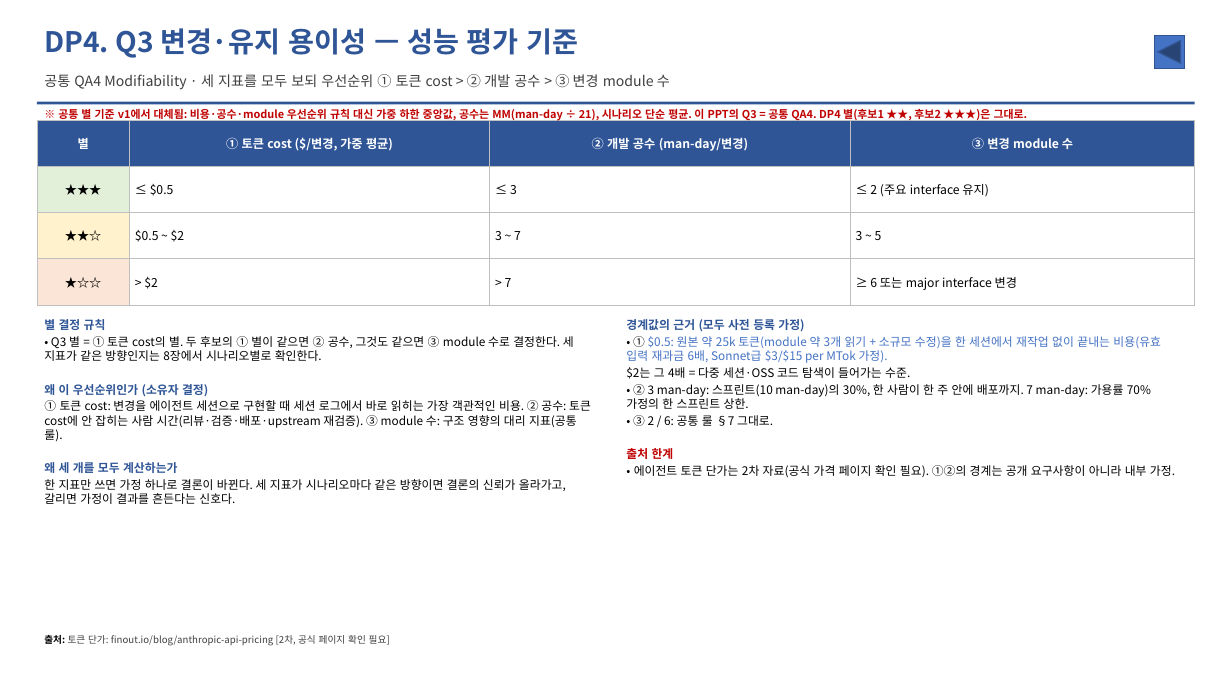
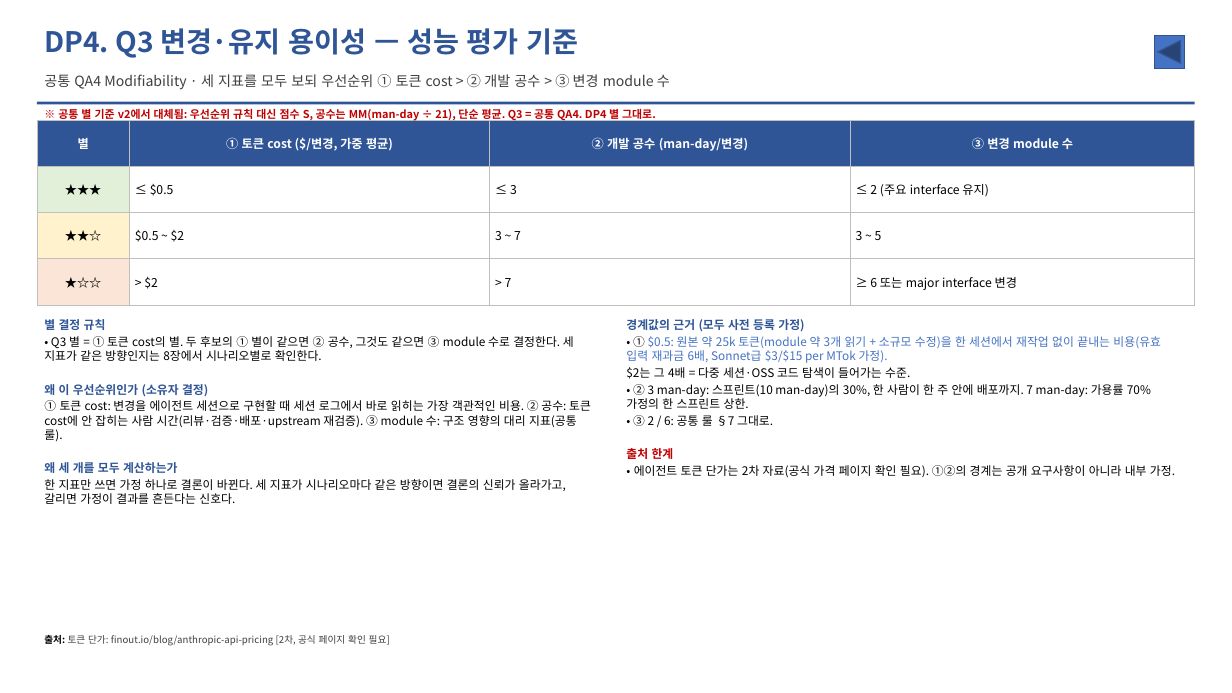
Before and after one commit to mkim0628/vllm, a slide deck: slide 48 of doc-mk/DP-overview-qa-unified.pptx (slide 40 before the commit). Drawn at 1232x693 pixels with LibreOffice and Linux fonts; fonts in the diff are those of the drawing. Boxes give left, top, right and bottom in pixels: in the first picture for what was removed or moved away, otherwise in the second. Text is boxed around its words. In the diff, an @@ line names an element or a change of style, - is before the commit and + after.

```diff
--- a/doc-mk/DP-overview-qa-unified.pptx
+++ b/doc-mk/DP-overview-qa-unified.pptx
@@ text at box(58, 107, 656, 122): text changed @@
-※ 공통 별 기준 v1에서 대체됨: 비용·공수·module 우선순위 규칙 대신 가중 하한 중앙값, 공수는 MM(man-day ÷ 21), 시나리오 단순 평균. 이 PPT의 Q3 = 공통 QA4. DP4 별(후보1 ★★, 후보2 ★★★)은 그대로.
+※ 공통 별 기준 v2에서 대체됨: 우선순위 규칙 대신 점수 S, 공수는 MM(man-day ÷ 21), 단순 평균. Q3 = 공통 QA4. DP4 별 그대로.
```
Also in this commit, not shown: 23 other slides changed, 8 slides added, 8 other files.
